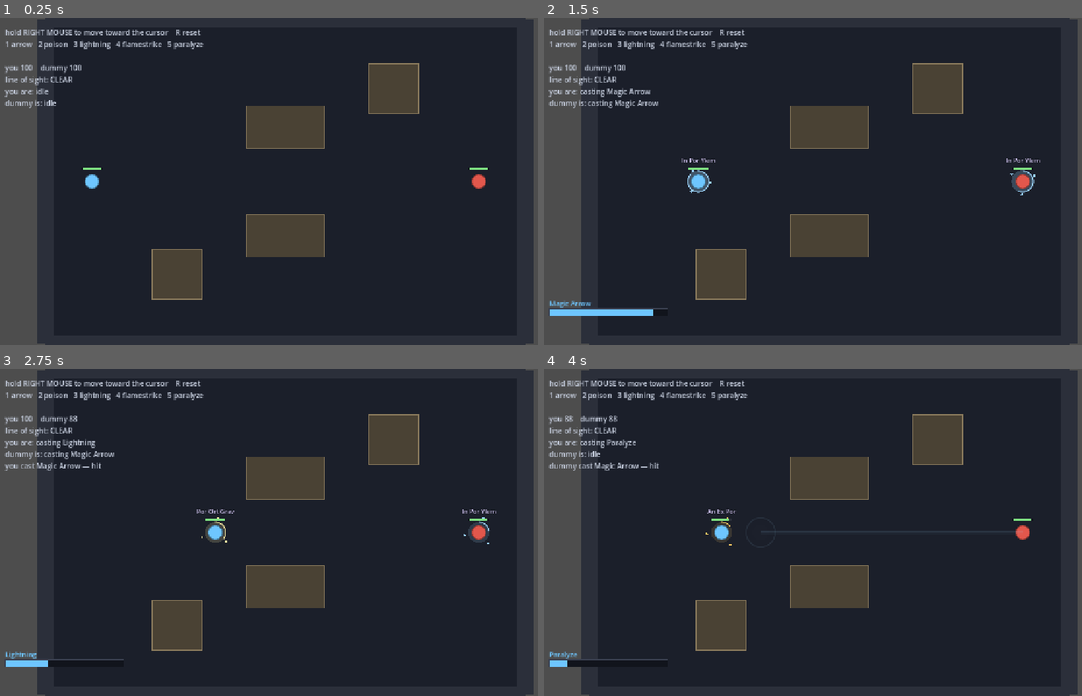
Above: before the commit, frames 1-4 (two rows, left to right).
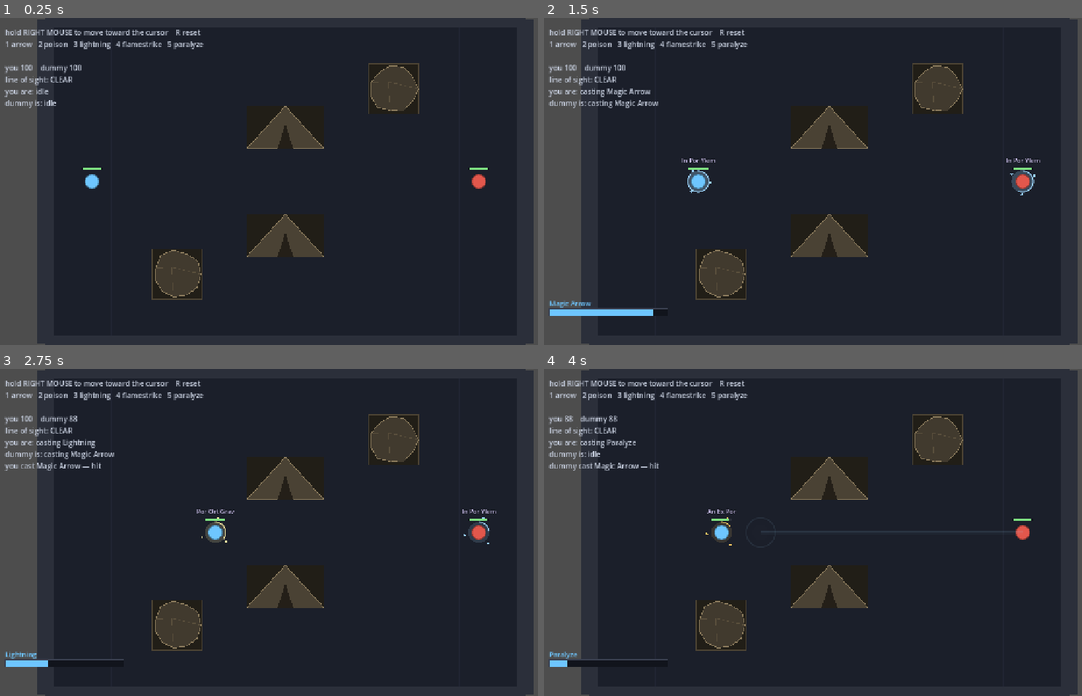
Above: after the commit, the same moments.

Repository: sirdeaz/uo-arena
Game: Godot game, scene res://autoload/boot.tscn
Same seed, same stepped clock (60 frames per second), same inputs: the game is played once before the commit and once after it.
Inputs (mouse positions are in pixels of both pictures, inside the frame that each line leads up to):
- Up to frame 1 (0.25 s): no input
- Up to frame 2 (1.5 s): tap Enter at 0.5 s; move the mouse to (958, 165) at 0.52 s; hold D 0.53-1.25 s; tap 1 at 0.6 s; click (958, 165) at 0.67 s; drag from (710, 197) to (802, 246) at 1.27 s
- Up to frame 3 (2.75 s): move the mouse to (344, 460) at 2.02 s; hold D from 2.03 s (still down); tap 3 at 2.1 s
- Up to frame 4 (4 s): release D at 2.75 s; drag from (802, 597) to (656, 483) at 2.77 s; move the mouse to (1006, 581) at 3.52 s; hold A from 3.53 s (still down); tap 5 at 3.6 s

The runs differ from the first frame. In frame 1, 3.4% of the frame differs, in the area x 28-78%, y 13-87%; in frame 2, 3.4%; in frame 3, 3.4%; in frame 4, 3.4%.

Commit message:
Draw every cover shape, and tell a tent from a rock
ArenaView skipped any collision shape that was not a rectangle, so a circle
or capsule dragged onto a cover piece blocked line of sight while drawing
nothing at all. Invisible cover is this game's worst failure mode: the
opponent's casts fail silently and it is indistinguishable from a bug in the
resolver, and the README actively invites it by suggesting people open the
map in the editor.

ArenaView now outlines circles, capsules and convex polygons as well as
rects, respects each shape's own transform, and falls back to a magenta
bounding box with a one-off warning naming the node rather than skipping
anything. Cover that blocks is now always cover you can see.

Tents and rocks are drawn apart, too: the game tells the player to get
behind a tent and nothing on screen said which one that was. The kind is a
node group on the StaticBody2D, so it is plain scene data that survives a
rename and keeps server/ free of rendering. Each silhouette sits over a
dimmed footprint of its own collision rect, so what you read and what the
raycast hits stay the same shape.

The floor gains a faint grid at one cell per second of movement, which is
what makes "can I reach that tent before the flamestrike lands" a distance
you can count, and makes movement inside the 16px steering dead zone
visible against a fixed reference.

Closes #3
Closes #4
Closes #7

Co-Authored-By: Claude Opus 5 <noreply@anthropic.com>
Claude-Session: https://claude.ai/code/session_01XkGyHL52mdpdEucddVEFt5

Diff:
--- a/client/arena_view.gd
+++ b/client/arena_view.gd
@@ -3,13 +3,51 @@
 
 ## Draws the arena straight from its collision shapes, so what you see is exactly what
 ## the raycast hits. No art assets, no second source of truth to drift out of sync.
+##
+## Two rules hold the whole file together:
+##
+## 1. Every collision shape gets drawn. A shape this view cannot handle is reported and
+##    painted in a loud placeholder colour rather than skipped. Invisible cover is the
+##    worst failure this game has — a spell blocked by something you cannot see is
+##    indistinguishable from a bug in the resolver.
+## 2. A silhouette never hides part of its own collision box. Tents and rocks are drawn
+##    over a dimmed footprint of the rect the raycast uses, so the shape you read and
+##    the shape that blocks are the same shape.
 
 const FLOOR_COLOR := Color("#1b1f2a")
 const COVER_COLOR := Color("#4a4234")
 const COVER_EDGE := Color("#8a7a5c")
 const WALL_COLOR := Color("#2b2f3a")
 
+## The footprint under a tent or rock: the collision rect, dimmed, so the silhouette can
+## sit inside it without any part of the real blocker going unpainted.
+const FOOTPRINT_DARKEN := 0.55
+
+const TENT_DOOR_COLOR := Color("#241f18")
+
+## Half-width of the tent's doorway, as a fraction of the tent's width.
+const TENT_DOOR_HALF_WIDTH: float = 0.1
+
+## Loud on purpose. Anything in this colour is cover the view does not understand.
+const UNSUPPORTED_COLOR := Color("#ff00d0")
+
+## Ground grid. One cell is one second of movement at `PLAYER_MOVE_SPEED`, which turns
+## "can I reach that tent before the flamestrike lands" into a distance you can count
+## instead of estimate, and makes small movement visible against a fixed reference.
+## Kept far below the sight line and the bolts in contrast — this is a readability aid,
+## not decoration.
+const GRID_COLOR := Color("#39415a", 0.16)
+const AXIS_COLOR := Color("#39415a", 0.34)
+const GRID_WIDTH: float = 1.0
+
+const CIRCLE_SEGMENTS: int = 24
+const ROCK_FACETS: int = 11
+
 var map: ArenaMap
+
+## Node paths already reported as undrawable, so the warning fires once rather than on
+## every redraw.
+var _warned := {}
 
 
 func setup(arena_map: ArenaMap) -> void:
@@ -17,10 +55,25 @@
 	queue_redraw()
 
 
+## Side of one grid cell: one second of movement. Exposed so a test can pin the meaning
+## rather than the number.
+static func grid_pitch() -> float:
+	return Constants.PLAYER_MOVE_SPEED
+
+
 func _draw() -> void:
 	if map == null:
 		return
 
+	_draw_floor()
+
+	for wall in map.get_node("Bounds").get_children():
+		_draw_body(wall, WALL_COLOR, WALL_COLOR)
+	for piece in map.get_cover_pieces():
+		_draw_cover(piece)
+
+
+func _draw_floor() -> void:
 	draw_rect(
 		Rect2(
 			-ArenaMap.HALF_WIDTH,
@@ -31,20 +84,242 @@
 		FLOOR_COLOR
 	)
 
-	for wall in map.get_node("Bounds").get_children():
-		_draw_body(wall, WALL_COLOR, WALL_COLOR)
-	for piece in map.get_cover_pieces():
-		_draw_body(piece, COVER_COLOR, COVER_EDGE)
+	var pitch := grid_pitch()
+
+	var columns := int(ArenaMap.HALF_WIDTH / pitch)
+	for i in range(-columns, columns + 1):
+		var x := float(i) * pitch
+		draw_line(
+			Vector2(x, -ArenaMap.HALF_HEIGHT),
+			Vector2(x, ArenaMap.HALF_HEIGHT),
+			AXIS_COLOR if i == 0 else GRID_COLOR,
+			GRID_WIDTH
+		)
+
+	var rows := int(ArenaMap.HALF_HEIGHT / pitch)
+	for i in range(-rows, rows + 1):
+		var y := float(i) * pitch
+		# y == 0 is the duel lane between the spawns; the brighter pair of axes also
+		# shows the arena's 180° symmetry at a glance.
+		draw_line(
+			Vector2(-ArenaMap.HALF_WIDTH, y),
+			Vector2(ArenaMap.HALF_WIDTH, y),
+			AXIS_COLOR if i == 0 else GRID_COLOR,
+			GRID_WIDTH
+		)
 
 
 func _draw_body(body: StaticBody2D, fill: Color, edge: Color) -> void:
 	for child in body.get_children():
 		if child is not CollisionShape2D:
 			continue
-		var shape := (child as CollisionShape2D).shape
-		if shape is not RectangleShape2D:
+		var collision := child as CollisionShape2D
+		_draw_shape(collision, body.transform * collision.transform, fill, edge)
+
+
+## Cover gets a silhouette when the map tells us what it is and the shape is a plain
+## rect. Anything else falls back to the generic shape drawing, which still draws.
+func _draw_cover(piece: StaticBody2D) -> void:
+	var kind := ArenaMap.cover_kind(piece)
+	for child in piece.get_children():
+		if child is not CollisionShape2D:
 			continue
-		var size: Vector2 = (shape as RectangleShape2D).size
-		var rect := Rect2(body.position + child.position - size * 0.5, size)
-		draw_rect(rect, fill)
-		draw_rect(rect, edge, false, 2.0)
+		var collision := child as CollisionShape2D
+		var xform := piece.transform * collision.transform
+
+		if kind != ArenaMap.CoverKind.UNKNOWN and collision.shape is RectangleShape2D:
+			var size: Vector2 = (collision.shape as RectangleShape2D).size
+			var rect := Rect2(-size * 0.5, size)
+			if kind == ArenaMap.CoverKind.TENT:
+				_draw_tent(rect, xform)
+			else:
+				_draw_rock(rect, xform)
+			continue
+
+		_draw_shape(collision, xform, COVER_COLOR, COVER_EDGE)
+
+
+# ── shapes ────────────────────────────────────────────────────────────────────
+
+## Outline of a collision shape in its own local space, or an empty array if this view
+## has no way to draw it. Static so a test can ask exactly the question the drawing
+## asks, without having to render anything.
+static func shape_polygon(shape: Shape2D) -> PackedVector2Array:
+	var points := PackedVector2Array()
+
+	if shape is RectangleShape2D:
+		var half: Vector2 = (shape as RectangleShape2D).size * 0.5
+		points.append(Vector2(-half.x, -half.y))
+		points.append(Vector2(half.x, -half.y))
+		points.append(Vector2(half.x, half.y))
+		points.append(Vector2(-half.x, half.y))
+	elif shape is CircleShape2D:
+		var radius: float = (shape as CircleShape2D).radius
+		for i in CIRCLE_SEGMENTS:
+			points.append(
+				Vector2(radius, 0.0).rotated(TAU * float(i) / float(CIRCLE_SEGMENTS))
+			)
+	elif shape is CapsuleShape2D:
+		var capsule := shape as CapsuleShape2D
+		# Godot's capsule stands upright and `height` includes both caps, so the
+		# straight section is what is left after taking a radius off each end.
+		var straight := maxf(capsule.height * 0.5 - capsule.radius, 0.0)
+		var per_cap := CIRCLE_SEGMENTS / 2
+		for i in per_cap:
+			var angle := PI * float(i) / float(per_cap)
+			points.append(
+				Vector2(cos(angle), sin(angle)) * capsule.radius + Vector2(0.0, straight)
+			)
+		for i in per_cap:
+			var angle := PI + PI * float(i) / float(per_cap)
+			points.append(
+				Vector2(cos(angle), sin(angle)) * capsule.radius - Vector2(0.0, straight)
+			)
+	elif shape is ConvexPolygonShape2D:
+		points = (shape as ConvexPolygonShape2D).points.duplicate()
+
+	return points
+
+
+## True when `shape_polygon` can produce a real outline for this shape. A cover piece
+## that fails this draws as a placeholder and warns.
+static func can_draw(shape: Shape2D) -> bool:
+	return shape != null and shape_polygon(shape).size() >= 3
+
+
+func _draw_shape(
+	collision: CollisionShape2D, xform: Transform2D, fill: Color, edge: Color
+) -> void:
+	if not can_draw(collision.shape):
+		_draw_unsupported(collision, xform)
+		return
+	var points := _transformed(shape_polygon(collision.shape), xform)
+	draw_colored_polygon(points, fill)
+	_draw_outline(points, edge)
+
+
+## Fail loudly. Silent omission is the one behaviour that must not survive here, so an
+## unknown shape gets a magenta bounding box and a warning naming the node.
+func _draw_unsupported(collision: CollisionShape2D, xform: Transform2D) -> void:
+	var path := str(collision.get_path())
+	if not _warned.has(path):
+		_warned[path] = true
+		var described := "no shape" if collision.shape == null else collision.shape.get_class()
+		push_warning(
+			("ArenaView cannot draw %s (%s), so it is a magenta placeholder. " % [path, described])
+			+ "Cover a player cannot see is worse than no cover — teach "
+			+ "ArenaView.shape_polygon how to outline this shape."
+		)
+
+	if collision.shape == null:
+		return
+
+	var bounds := collision.shape.get_rect()
+	var corners := _transformed(
+		PackedVector2Array([
+			bounds.position,
+			Vector2(bounds.end.x, bounds.position.y),
+			bounds.end,
+			Vector2(bounds.position.x, bounds.end.y),
+		]),
+		xform
+	)
+	draw_colored_polygon(corners, Color(UNSUPPORTED_COLOR, 0.25))
+	_draw_outline(corners, UNSUPPORTED_COLOR, 3.0)
+	draw_line(corners[0], corners[2], UNSUPPORTED_COLOR, 3.0)
+	draw_line(corners[1], corners[3], UNSUPPORTED_COLOR, 3.0)
+
+
+# ── cover silhouettes ─────────────────────────────────────────────────────────
+
+## A tent: a peaked roof with a ridge pole and a dark doorway, inscribed in the
+## collision rect that is drawn underneath it. The peak is what separates it from the
+## rock at a glance — a straight ridge reads as built, an irregular lump reads as stone.
+func _draw_tent(rect: Rect2, xform: Transform2D) -> void:
+	_draw_footprint(rect, xform)
+
+	var centre_x := rect.get_center().x
+	var apex := Vector2(centre_x, rect.position.y)
+	var base_centre := Vector2(centre_x, rect.end.y)
+
+	var canvas := _transformed(
+		PackedVector2Array([
+			apex, Vector2(rect.end.x, rect.end.y), Vector2(rect.position.x, rect.end.y)
+		]),
+		xform
+	)
+	draw_colored_polygon(canvas, COVER_COLOR)
+	_draw_outline(canvas, COVER_EDGE)
+
+	# Ridge pole, so the peak reads as a peak rather than a flat triangle.
+	draw_line(xform * apex, xform * base_centre, COVER_EDGE.darkened(0.25), 2.0)
+
+	var door_half := rect.size.x * TENT_DOOR_HALF_WIDTH
+	var door := _transformed(
+		PackedVector2Array([
+			base_centre - Vector2(door_half, 0.0),
+			Vector2(centre_x, rect.position.y + rect.size.y * 0.42),
+			base_centre + Vector2(door_half, 0.0),
+		]),
+		xform
+	)
+	draw_colored_polygon(door, TENT_DOOR_COLOR)
+
+
+## A rock: an irregular chunky lump. The jitter is seeded from the piece's own position
+## so a given rock has the same silhouette on every frame and between runs.
+func _draw_rock(rect: Rect2, xform: Transform2D) -> void:
+	_draw_footprint(rect, xform)
+
+	var rng := RandomNumberGenerator.new()
+	rng.seed = hash(xform.origin)
+
+	var centre := rect.get_center()
+	var radii := rect.size * 0.5
+	var points := PackedVector2Array()
+	for i in ROCK_FACETS:
+		var angle := TAU * float(i) / float(ROCK_FACETS)
+		var chunk := rng.randf_range(0.86, 1.0)
+		points.append(
+			centre + Vector2(cos(angle) * radii.x, sin(angle) * radii.y) * chunk
+		)
+	var world := _transformed(points, xform)
+
+	draw_colored_polygon(world, COVER_COLOR.darkened(0.12))
+	_draw_outline(world, COVER_EDGE)
+
+	# A couple of facet creases catching the light, from an off-centre high point.
+	var crest := xform * (centre + Vector2(-radii.x * 0.22, -radii.y * 0.28))
+	for i in [0, 3, 6]:
+		draw_line(crest, world[i % world.size()], COVER_EDGE.darkened(0.35), 1.5)
+
+
+func _draw_footprint(rect: Rect2, xform: Transform2D) -> void:
+	var corners := _transformed(
+		PackedVector2Array([
+			rect.position,
+			Vector2(rect.end.x, rect.position.y),
+			rect.end,
+			Vector2(rect.position.x, rect.end.y),
+		]),
+		xform
+	)
+	draw_colored_polygon(corners, COVER_COLOR.darkened(FOOTPRINT_DARKEN))
+	_draw_outline(corners, COVER_EDGE.darkened(0.45), 1.0)
+
+
+# ── helpers ───────────────────────────────────────────────────────────────────
+
+func _transformed(points: PackedVector2Array, xform: Transform2D) -> PackedVector2Array:
+	var out := PackedVector2Array()
+	for point in points:
+		out.append(xform * point)
+	return out
+
+
+func _draw_outline(points: PackedVector2Array, color: Color, width: float = 2.0) -> void:
+	if points.size() < 2:
+		return
+	var closed := points.duplicate()
+	closed.append(points[0])
+	draw_polyline(closed, color, width)
--- a/server/arena_map.gd
+++ b/server/arena_map.gd
@@ -11,6 +11,15 @@
 
 const HALF_WIDTH: float = 600.0
 const HALF_HEIGHT: float = 400.0
+
+## What a piece of cover is, so the client can draw a tent as a tent. Carried as a node
+## group rather than a script or a sprite: a group is plain scene data, it survives a
+## rename, it is one checkbox in the editor's Node > Groups panel, and `server/` gains
+## no rendering code by having it.
+enum CoverKind { UNKNOWN, TENT, ROCK }
+
+const GROUP_TENT := "cover_tent"
+const GROUP_ROCK := "cover_rock"
 
 
 func get_spawn_positions() -> Array[Vector2]:
@@ -28,5 +37,15 @@
 	return pieces
 
 
+## The kind hint on a cover piece. `UNKNOWN` is drawn as a plain block rather than
+## guessed at, so a new piece added without a group still shows up.
+static func cover_kind(piece: Node) -> CoverKind:
+	if piece.is_in_group(GROUP_TENT):
+		return CoverKind.TENT
+	if piece.is_in_group(GROUP_ROCK):
+		return CoverKind.ROCK
+	return CoverKind.UNKNOWN
+
+
 func is_inside_bounds(point: Vector2) -> bool:
 	return absf(point.x) < HALF_WIDTH and absf(point.y) < HALF_HEIGHT
--- a/server/arena_map.tscn
+++ b/server/arena_map.tscn
@@ -19,7 +19,7 @@
 
 [node name="Cover" type="Node2D" parent="."]
 
-[node name="TentNorth" type="StaticBody2D" parent="Cover"]
+[node name="TentNorth" type="StaticBody2D" parent="Cover" groups=["cover_tent"]]
 position = Vector2(0, -140)
 collision_layer = 2
 collision_mask = 0
@@ -27,7 +27,7 @@
 [node name="CollisionShape2D" type="CollisionShape2D" parent="Cover/TentNorth"]
 shape = SubResource("TentShape")
 
-[node name="TentSouth" type="StaticBody2D" parent="Cover"]
+[node name="TentSouth" type="StaticBody2D" parent="Cover" groups=["cover_tent"]]
 position = Vector2(0, 140)
 collision_layer = 2
 collision_mask = 0
@@ -35,7 +35,7 @@
 [node name="CollisionShape2D" type="CollisionShape2D" parent="Cover/TentSouth"]
 shape = SubResource("TentShape")
 
-[node name="RockSouthWest" type="StaticBody2D" parent="Cover"]
+[node name="RockSouthWest" type="StaticBody2D" parent="Cover" groups=["cover_rock"]]
 position = Vector2(-280, 240)
 collision_layer = 2
 collision_mask = 0
@@ -43,7 +43,7 @@
 [node name="CollisionShape2D" type="CollisionShape2D" parent="Cover/RockSouthWest"]
 shape = SubResource("RockShape")
 
-[node name="RockNorthEast" type="StaticBody2D" parent="Cover"]
+[node name="RockNorthEast" type="StaticBody2D" parent="Cover" groups=["cover_rock"]]
 position = Vector2(280, -240)
 collision_layer = 2
 collision_mask = 0
--- /dev/null
+++ b/tests/test_arena_view.gd
@@ -0,0 +1,154 @@
+extends TestCase
+
+## `ArenaView` is the only thing standing between a collision shape and a player who
+## cannot see it. Cover that blocks line of sight but draws nothing is the worst bug
+## this game has — the opponent's casts fail silently and it looks like the resolver
+## is broken — so these tests treat "every shape in the map is drawable" as a property
+## of the map, not something to check by eye.
+##
+## `tests/test_arena_map.gd` deliberately cannot catch this: an invisible rock satisfies
+## every reachability and fairness assertion it makes.
+
+var map: ArenaMap
+
+
+func before_each() -> void:
+	map = load("res://server/arena_map.tscn").instantiate()
+	add_child(map)
+
+
+func after_each() -> void:
+	map.queue_free()
+
+
+func _collision_shapes(body: Node) -> Array[CollisionShape2D]:
+	var shapes: Array[CollisionShape2D] = []
+	for child in body.get_children():
+		if child is CollisionShape2D:
+			shapes.append(child)
+	return shapes
+
+
+# ── nothing in the map is invisible ───────────────────────────────────────────
+
+func test_every_cover_shape_can_actually_be_drawn() -> void:
+	for piece in map.get_cover_pieces():
+		var shapes := _collision_shapes(piece)
+		assert_true(shapes.size() > 0, "%s has no collision shape at all" % piece.name)
+		for collision in shapes:
+			assert_true(
+				ArenaView.can_draw(collision.shape),
+				"%s is a %s, which ArenaView would draw as a placeholder — cover that blocks but is not drawn reads as a resolver bug" % [
+					piece.name,
+					"null shape" if collision.shape == null else collision.shape.get_class()
+				]
+			)
+
+
+func test_every_boundary_wall_can_actually_be_drawn() -> void:
+	for wall in map.get_node("Bounds").get_children():
+		for collision in _collision_shapes(wall):
+			assert_true(
+				ArenaView.can_draw(collision.shape),
+				"%s would not be drawn" % wall.name
+			)
+
+
+# ── the shapes someone might reasonably drag in ───────────────────────────────
+
+func test_a_rectangle_outlines_its_four_corners() -> void:
+	var shape := RectangleShape2D.new()
+	shape.size = Vector2(200.0, 110.0)
+	var points := ArenaView.shape_polygon(shape)
+	assert_eq(points.size(), 4, "a rect has four corners")
+	assert_true(points.has(Vector2(-100.0, -55.0)), "corners are centred on the shape")
+	assert_true(points.has(Vector2(100.0, 55.0)), "corners are centred on the shape")
+
+
+func test_a_circle_is_drawable_and_stays_within_its_radius() -> void:
+	var shape := CircleShape2D.new()
+	shape.radius = 65.0
+	assert_true(ArenaView.can_draw(shape), "a round rock must not be invisible")
+	for point in ArenaView.shape_polygon(shape):
+		assert_almost_eq(point.length(), 65.0, "circle outline sits on the radius", 0.001)
+
+
+func test_a_capsule_is_drawable_and_fits_its_own_bounds() -> void:
+	var shape := CapsuleShape2D.new()
+	shape.radius = 30.0
+	shape.height = 140.0
+	assert_true(ArenaView.can_draw(shape), "a capsule must not be invisible")
+	for point in ArenaView.shape_polygon(shape):
+		assert_true(absf(point.x) <= 30.001, "capsule stays inside its radius")
+		assert_true(absf(point.y) <= 70.001, "capsule stays inside its height")
+
+
+func test_a_convex_polygon_is_drawn_from_its_own_points() -> void:
+	var shape := ConvexPolygonShape2D.new()
+	shape.points = PackedVector2Array([
+		Vector2(-40.0, -20.0), Vector2(40.0, -30.0), Vector2(30.0, 35.0), Vector2(-35.0, 25.0)
+	])
+	assert_true(ArenaView.can_draw(shape), "a convex rock must not be invisible")
+	assert_eq(ArenaView.shape_polygon(shape).size(), 4, "drawn from the shape's own points")
+
+
+func test_an_unhandled_shape_reports_itself_rather_than_claiming_it_can_be_drawn() -> void:
+	# The failure mode that matters: `can_draw` must say no, so the view falls through
+	# to the loud placeholder instead of skipping the shape.
+	assert_false(ArenaView.can_draw(null), "a missing shape is not drawable")
+	assert_false(
+		ArenaView.can_draw(WorldBoundaryShape2D.new()),
+		"an infinite plane has no outline — it must be reported, not silently skipped"
+	)
+
+
+# ── tents read as tents ───────────────────────────────────────────────────────
+
+func test_every_cover_piece_declares_what_it_is() -> void:
+	# The game tells the player to get behind a *tent*. A piece with no kind still
+	# draws, but it draws as an anonymous block, so the instruction stops being true.
+	for piece in map.get_cover_pieces():
+		assert_true(
+			ArenaMap.cover_kind(piece) != ArenaMap.CoverKind.UNKNOWN,
+			"%s has no cover_tent/cover_rock group, so it draws as a generic block" % piece.name
+		)
+
+
+func test_tents_and_rocks_are_told_apart() -> void:
+	var kinds := {}
+	for piece in map.get_cover_pieces():
+		kinds[ArenaMap.cover_kind(piece)] = true
+	assert_true(kinds.has(ArenaMap.CoverKind.TENT), "the arena has tents to hide behind")
+	assert_true(kinds.has(ArenaMap.CoverKind.ROCK), "the arena has rocks in the corners")
+
+
+func test_the_kind_hint_carries_no_rendering_into_the_server_scene() -> void:
+	# `server/` must stay exportable as a Dedicated Server build: collision only.
+	for piece in map.get_cover_pieces():
+		for child in piece.get_children():
+			assert_true(
+				child is CollisionShape2D,
+				"%s/%s is not a collision shape — server/ must hold no visuals" % [
+					piece.name, child.name
+				]
+			)
+
+
+# ── the floor says how far away things are ────────────────────────────────────
+
+func test_a_floor_grid_cell_is_one_second_of_movement() -> void:
+	# The grid is a distance readout, not decoration: counting cells to a tent is
+	# counting seconds against a cast time.
+	assert_almost_eq(
+		ArenaView.grid_pitch(),
+		Constants.PLAYER_MOVE_SPEED,
+		"one grid cell should be one second of running"
+	)
+
+
+func test_the_grid_is_fine_enough_to_show_movement_across_the_arena() -> void:
+	var cells_across := (ArenaMap.HALF_WIDTH * 2.0) / ArenaView.grid_pitch()
+	assert_true(
+		cells_across >= 4.0,
+		"the arena should be several cells wide, is %.1f" % cells_across
+	)
Not shown, added: tests/test_arena_view.gd.uid
